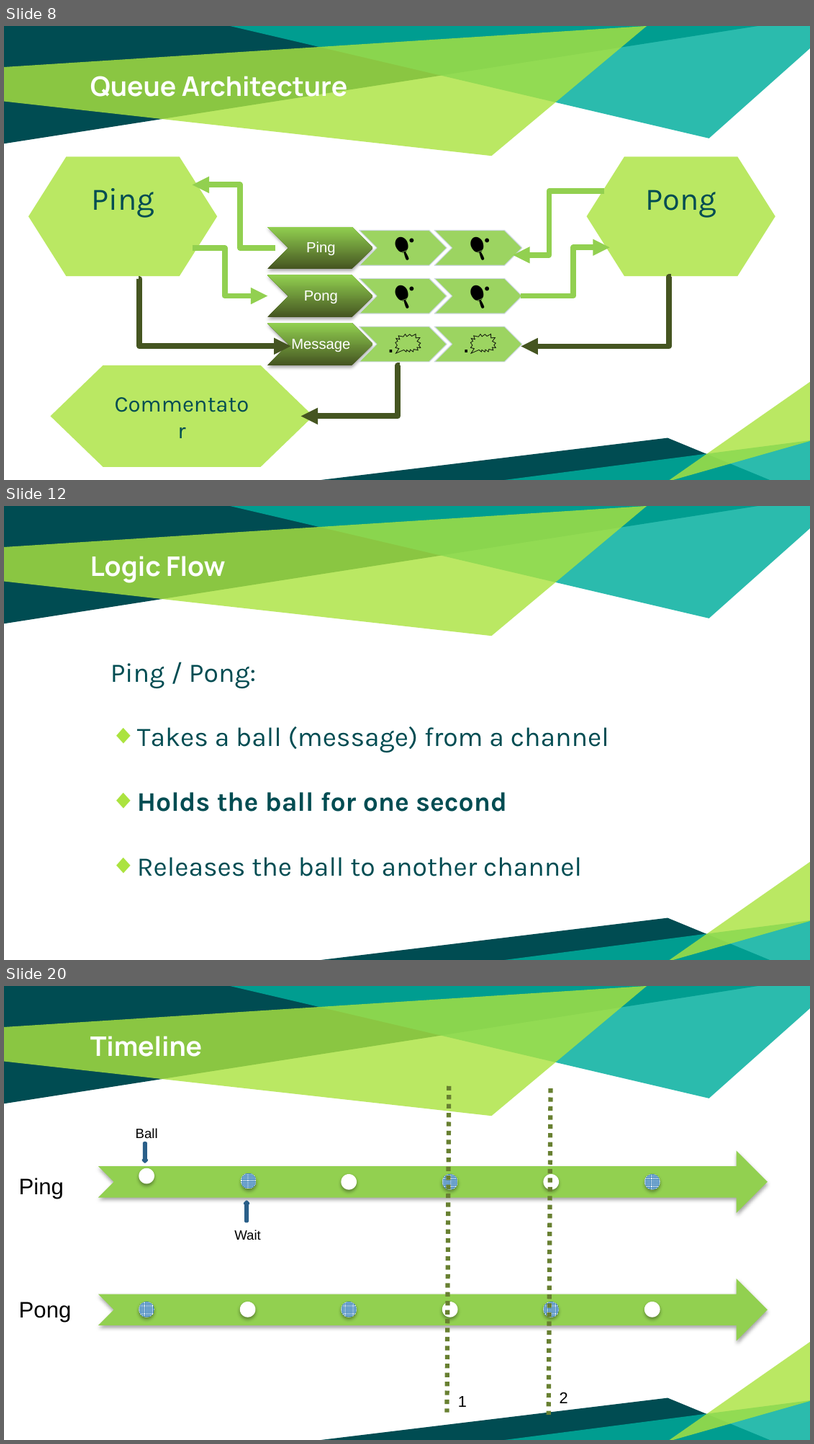
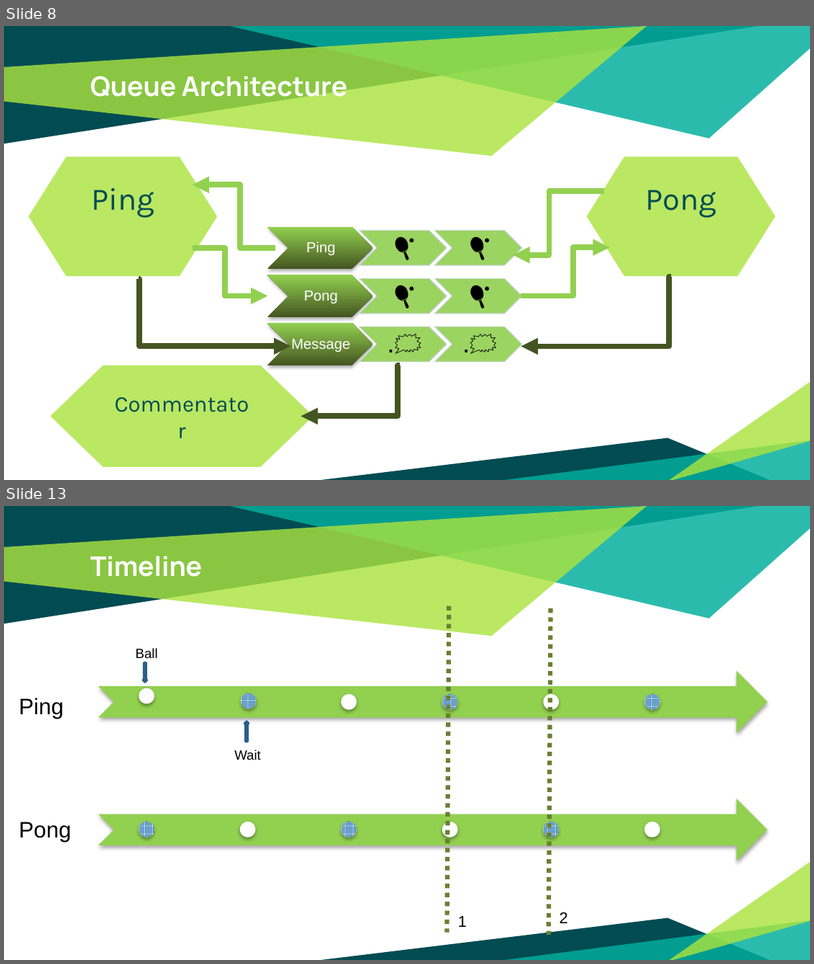
Before and after one commit to patrocinio/chaos-monkey-playing-ping-pong, a slide deck: v2/Presentation/Kubernetes-Resilience.pptx. Shown one above the other, each under a label of ours: slides 8, 12 and 20 before the commit, slides 8 and 13 after it; the slides between them are not shown. The pictures are 814x1444 and 814x964 pixels, drawn with LibreOffice and Linux fonts; fonts in the diff are those of the drawing. Boxes give left, top, right and bottom in pixels: in the first picture for what was removed or moved away, otherwise in the second. Text is boxed around its words. In the diff, an @@ line names an element or a change of style, - is before the commit and + after.

```diff
--- a/v2/Presentation/Kubernetes-Resilience.pptx
+++ b/v2/Presentation/Kubernetes-Resilience.pptx
@@ slide 12 removed at (x1=4, y1=506, x2=810, y2=960), background #FFFFFF; not listed: 6 template elements that a slide beside it also shows @@
@@ title removed at (x1=90, y1=556, x2=225, y2=583) @@
-Logic Flow
@@ text removed at (x1=111, y1=663, x2=610, y2=876) @@
-Ping / Pong:
-◆ Takes a ball (message) from a channel
-◆ Holds the ball for one second
-◆ Releases the ball to another channel
@@ what was slide 20 is now slide 13 @@
```
Also in this commit, not shown: 6 slides changed, 6 other slides removed.
